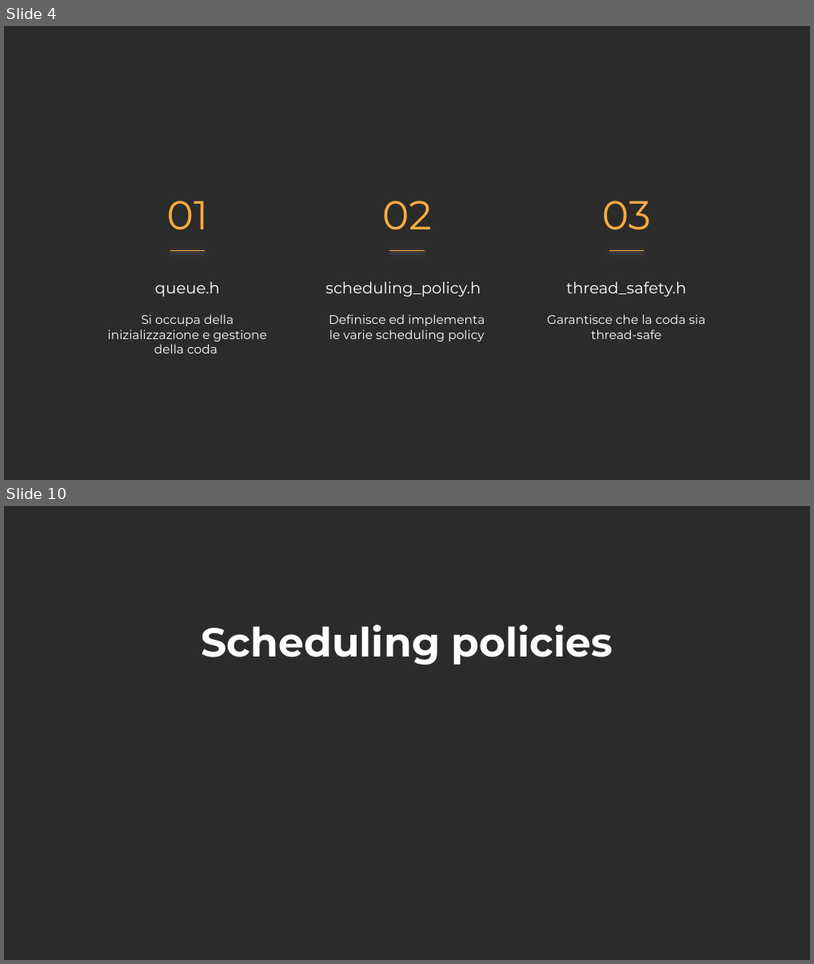
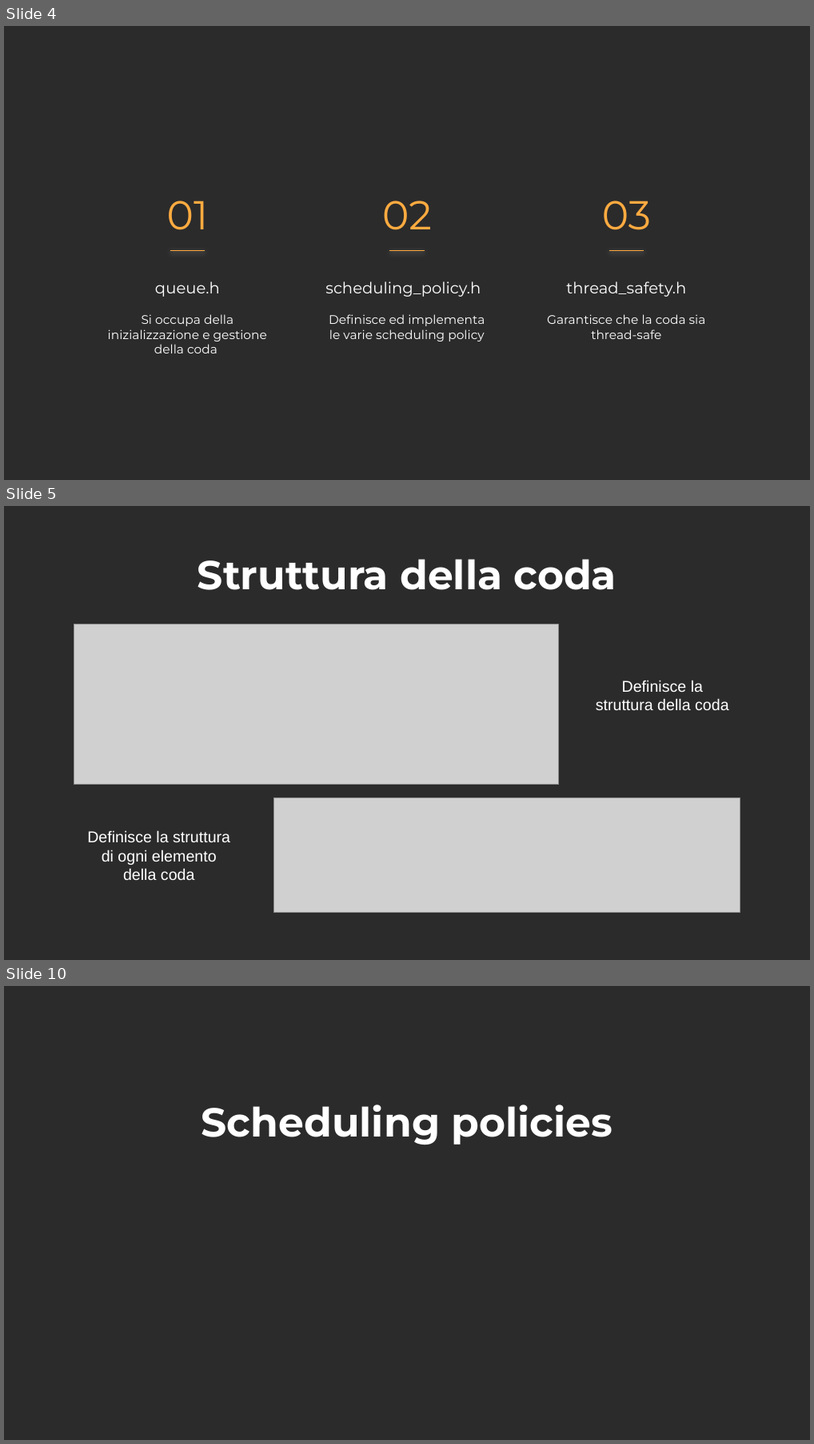
Before and after one commit to StJayy/RTESproject, a slide deck: presentation.pptx. Shown one above the other, each under a label of ours: slides 4 and 10 before the commit, slides 4, 5 and 10 after it; the slides between them are not shown. The pictures are 814x964 and 814x1444 pixels, drawn with LibreOffice and Linux fonts; fonts in the diff are those of the drawing; grey boxes stand for pictures; background and template pictures are left out; a plain dark background stands for a picture behind light text. Boxes give left, top, right and bottom in pixels: in the first picture for what was removed or moved away, otherwise in the second. Text is boxed around its words. In the diff, an @@ line names an element or a change of style, - is before the commit and + after.

```diff
--- a/presentation.pptx
+++ b/presentation.pptx
@@ slide 5 added at bbox=[4, 506, 810, 960], background picture (left out) @@
@@ title added at bbox=[198, 559, 617, 590], 36 pt, text #FFFFFF, bold @@
+Struttura della coda
@@ picture added at bbox=[74, 624, 559, 784] @@
@@ text added at bbox=[596, 680, 730, 710], 14 pt, text #FFFFFF @@
+Definisce la struttura della coda
@@ picture added at bbox=[274, 798, 740, 912] @@
@@ text added at bbox=[87, 830, 230, 880], 14 pt, text #FFFFFF @@
+Definisce la struttura di ogni elemento della coda
```
Also in this commit, not shown: 9 slides changed, 3 other slides added, 3 slides removed, 58 other files.
